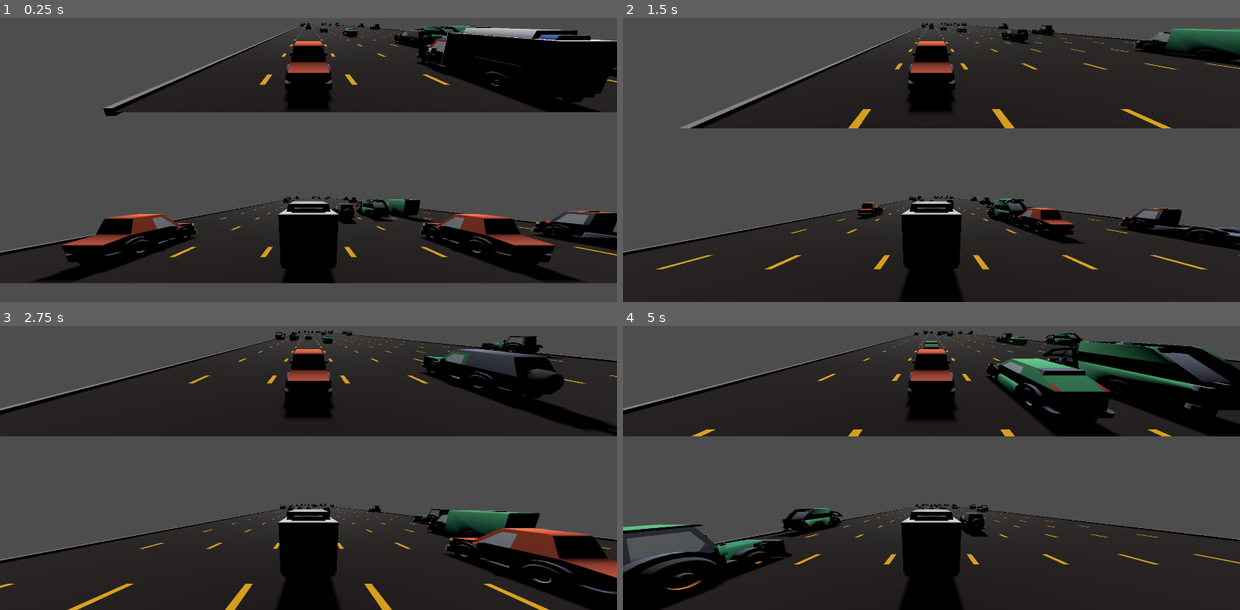
Above: before the commit, frames 1-4 (two rows, left to right).
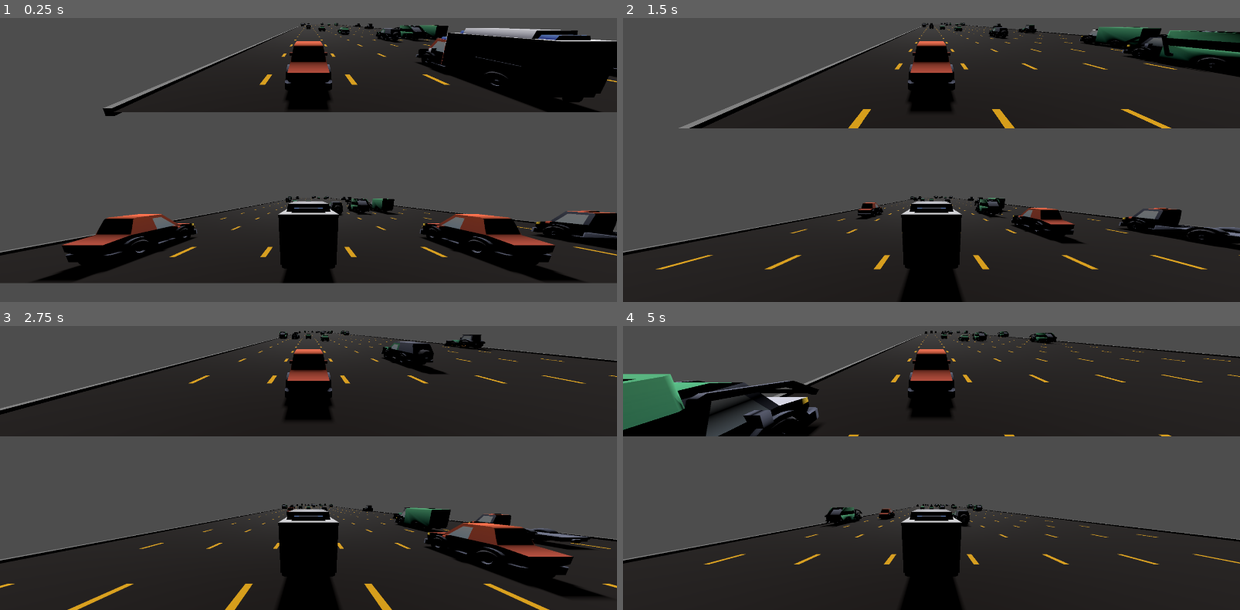
Above: after the commit, the same moments.

Repository: ethanbaedke/Race-Down-Roosevelt
Game: Godot game, scene res://game_manager.tscn
Same seed, same stepped clock (60 frames per second), same inputs: the game is played once before the commit and once after it.
Inputs:
- Up to frame 1 (0.25 s): no input
- Up to frame 2 (1.5 s): tap Enter at 0.5 s; hold D 0.53-1.28 s; tap C at 0.6 s; hold A from 1.28 s (still down); tap X at 1.35 s
- Up to frame 3 (2.75 s): release A at 2.03 s; hold D from 2.03 s (still down); tap C at 2.1 s
- Up to frame 4 (5 s): tap X at 2.85, 4.35 s; release D at 3.53 s; hold A from 3.53 s (still down); tap C at 3.6 s

The runs differ from the first frame. In frame 1, 1.6% of the frame differs, in the area x 0-100%, y 1-83%; in frame 2, 3.2%; in frame 3, 9.0%; in frame 4, 22%, in the area x 0-100%, y 1-100%.

Commit message:
Replaced road row spawning with expanding road.

Diff:
--- a/race-down-roosevelt/race/default_road_spawn_table.tres
+++ /dev/null
@@ -1,11 +0,0 @@
-[gd_resource type="Resource" script_class="RoadSpawnTable" format=3 uid="uid://dbqn44fmqlvwt"]
-
-[ext_resource type="PackedScene" uid="uid://bgx4sb7ysypif" path="res://road/road_row_straight.tscn" id="1_7xn3e"]
-[ext_resource type="Script" uid="uid://4xpetlewbrgg" path="res://race/road_spawn_table.gd" id="1_438wm"]
-
-[resource]
-script = ExtResource("1_438wm")
-road_rows = Dictionary[PackedScene, int]({
-ExtResource("1_7xn3e"): 0
-})
-metadata/_custom_type_script = "uid://4xpetlewbrgg"
--- a/race-down-roosevelt/race/race.gd
+++ b/race-down-roosevelt/race/race.gd
@@ -110,7 +110,7 @@
 # Distance in front of the 1st place racer road should be placed up to.
 const ROAD_PLACE_DIST:int = 100
 # Distance behind the last place racer road needs to be to be cleaned up.
-const ROAD_CLEANUP_DIST:int = 10
+const ROAD_CLEANUP_DIST:int = 100
 # Z-distance between road rows.
 const ROAD_ROW_SPACING:float = 3.0
 
@@ -124,10 +124,12 @@
 ]
 const TRAFFIC_SPAWN_COOLDOWN:int = 10
 
-@export var road_spawn_table:RoadSpawnTable = null
-
 @onready var _road_parent:Node3D = $Road
 @onready var _traffic_parent:Node3D = $Traffic
+
+@onready var _road_asphalt:MeshInstance3D = $Road/Asphalt
+@onready var _road_left_barrier:MeshInstance3D = $Road/LeftBarrier
+@onready var _road_right_barrier:MeshInstance3D = $Road/RightBarrier
 
 var traffic_spawn_chance:float = 0.1
 
@@ -141,14 +143,8 @@
 var _active_traffic_vehicle_instances:Array[Node3D] = []
 var _active_traffic_vehicle_pool_indices:Array[int] = []
 
-# Holds arrays of recycled road row instances. Each array is a different road type and mimics the road row array on the spawn table.
-var _road_row_pool:Array[Array] = []
-# Used for recycling.
-var _active_road_row_instances:Array[Node3D] = []
-var _active_road_row_pool_indices:Array[int] = []
-
 # What z-coordinate the next road row should be spawned at.
-var _next_road_row_z:float = 0.0
+var _next_road_row_z:float = ROAD_ROW_SPACING
 var _road_rows_placed:int = 0
 
 func _move_world_back(amount:float) -> void:
@@ -165,6 +161,20 @@
 	if (_traffic_spawn_cooldowns.size() != NUM_LANES):
 		RdrLogger.fatal(self, _place_road_row.get_method() + " expects traffic spawn cooldowns array to have size equal to number of lanes.")
 
+	# Extend road.
+	_road_asphalt.position.z += ROAD_ROW_SPACING / 2
+	var asphalt_mesh:PlaneMesh = _road_asphalt.mesh
+	asphalt_mesh.size.y += ROAD_ROW_SPACING
+	var asphalt_material:StandardMaterial3D = asphalt_mesh.material
+	asphalt_material.uv1_scale.y = asphalt_mesh.size.y / 3
+	_road_left_barrier.position.z += ROAD_ROW_SPACING / 2
+	var left_barrier_mesh:BoxMesh = _road_left_barrier.mesh
+	left_barrier_mesh.size.z += ROAD_ROW_SPACING
+	_road_right_barrier.position.z += ROAD_ROW_SPACING / 2
+	var right_barrier_mesh:BoxMesh = _road_right_barrier.mesh
+	right_barrier_mesh.size.z += ROAD_ROW_SPACING
+
+	# Spawn traffic.
 	for i:int in range(NUM_LANES):
 		if (_traffic_spawn_cooldowns[i] == 0):
 			# Lane is off cooldown, roll to spawn.
@@ -185,7 +195,7 @@
 func _get_traffic_vehicle_from_pool(index:int) -> TrafficVehicle:
 
 	if (_traffic_vehicle_pool.size() != TRAFFIC_VEHICLES.size()):
-		RdrLogger.fatal(self, _get_road_row_from_pool.get_method() + " expects traffic vehicle pool to have size equal to the traffic vehicle array.")
+		RdrLogger.fatal(self, _get_traffic_vehicle_from_pool.get_method() + " expects traffic vehicle pool to have size equal to the traffic vehicle array.")
 		return null
 
 	if (index < 0 || index >= _traffic_vehicle_pool.size()):
@@ -210,52 +220,9 @@
 		_traffic_vehicle_pool[index].remove_at(end_ind)
 		return instance
 
-# The index is representitive of the type of road row that should be retrieved.
-# The indices match the road row types in the spawn table road rows list.
-# Expects index to be in the range of the road row pool and for road row pool and the spawn table road rows list to have the same size.
-func _get_road_row_from_pool(index:int) -> RoadRow:
-
-	if (_road_row_pool.size() != road_spawn_table.road_rows.size()):
-		RdrLogger.fatal(self, _get_road_row_from_pool.get_method() + " expects the road row pool and the spawn tables road row list to have the same size.")
-		return null
-
-	if (index < 0 || index >= _road_row_pool.size()):
-		RdrLogger.error(self, "Attempting to grab instance from road row pool, but index " + str(index) + " is outside the range of the pool.")
-		return null
-
-	# Pool is empty for this road row type, create a new instance.
-	if (_road_row_pool[index].size() == 0):
-		RdrLogger.log(self, "Creating new road row instance (total = " + str(_active_road_row_instances.size()) + ").")
-		var instance:RoadRow = road_spawn_table.road_rows[index].scene.instantiate()
-		_active_road_row_instances.append(instance)
-		_active_road_row_pool_indices.append(index)
-		_road_parent.add_child(instance)
-		return instance
-	# Pool contains an entry for this road type, remove and return it.
-	else:
-		RdrLogger.log(self, "Reusing road row instance from pool.")
-		var end_ind:int = _road_row_pool[index].size() - 1
-		var instance:RoadRow = _road_row_pool[index][end_ind]
-		_active_road_row_instances.append(instance)
-		_active_road_row_pool_indices.append(index)
-		_road_row_pool[index].remove_at(end_ind)
-		return instance
-
 func _place_road_row() -> void:
 
-	if (road_spawn_table.road_rows.size() == 0):
-		RdrLogger.fatal(self, _place_road_row.get_method() + " expects at least one road row to exist on the road spawn table.")
-
-	var entry_ind:int = road_spawn_table.get_random_road_row_index_weighted()
-	var row_scene:PackedScene = road_spawn_table.road_rows[entry_ind].scene
-	if (row_scene == null):
-		return
-	var row:RoadRow = _get_road_row_from_pool(entry_ind)
-	if (row == null):
-		return
-	row.position.z = _next_road_row_z
-	if (row.allow_traffic_spawning):
-		_place_traffic_row(_next_road_row_z)
+	_place_traffic_row(_next_road_row_z)
 
 func _handle_road_placement() -> void:
 
@@ -297,17 +264,10 @@
 	# Anything at or behind this can be cleaned up.
 	var cleanup_z:float = last_place_z - ROAD_CLEANUP_DIST
 
+	# TODO: Shrink road.
+
+	# Pool traffic.
 	var i:int = 0
-	while (i < _active_road_row_instances.size()):
-		if (_active_road_row_instances[i].position.z < cleanup_z):
-			RdrLogger.log(self, "Recycling road row instance.")
-			_road_row_pool[_active_road_row_pool_indices[i]].append(_active_road_row_instances[i])
-			_active_road_row_instances.remove_at(i)
-			_active_road_row_pool_indices.remove_at(i)
-		else:
-			i += 1
-
-	i = 0
 	while (i < _active_traffic_vehicle_instances.size()):
 		if (_active_traffic_vehicle_instances[i].position.z < cleanup_z):
 			RdrLogger.log(self, "Recycling traffic vehicle instance.")
@@ -317,29 +277,6 @@
 		else:
 			i += 1
 
-func _validate_road_spawn_table() -> void:
-
-	RdrLogger.log(self, "Beginning road spawn table validation.")
-
-	# Ensure road spawn table exists.
-	if (road_spawn_table == null):
-		# If no road spawn table is set, try and load the default road spawn table.
-		road_spawn_table = load("res://race/default_road_spawn_table.tres")
-		# If the default road spawn table couldn't be found, use an empty resource, which will be handeled below.
-		if (road_spawn_table == null):
-			road_spawn_table = RoadSpawnTable.new()
-
-	# If the road spawn table shows conflicts at this point, they must be resolved so the race can start.
-	# We will not back out of a race once it's begun setup.
-	if (!road_spawn_table.validate_parameters()):
-		RdrLogger.error(self, "Road spawn table was invalid. Forcefully resolving conflicts.")
-		road_spawn_table.force_resolve_conflicts()
-
-	# Setup the road row pool to have space for all road row types on the spawn table.
-	_road_row_pool.resize(road_spawn_table.road_rows.size())
-
-	RdrLogger.log(self, "Road spawn table validation finished.")
-
 #endregion
 
 #region Race Setup
@@ -382,9 +319,10 @@
 
 	RdrLogger.log(self, "Setting up race.")
 
-	_validate_road_spawn_table()
 	_traffic_spawn_cooldowns.resize(NUM_LANES)
 	_traffic_vehicle_pool.resize(TRAFFIC_VEHICLES.size())
+
+	# TODO: Reset asphalt/barrier mesh and material properties here.
 
 	_validate_race_parameters()
 	_spawn_racer_vehicles()
--- a/race-down-roosevelt/race/race.tscn
+++ b/race-down-roosevelt/race/race.tscn
@@ -1,22 +1,10 @@
 [gd_scene format=3 uid="uid://d381mmv3sxx7j"]
 
 [ext_resource type="Script" uid="uid://c4j85t8xu0nvo" path="res://race/race.gd" id="1_6dlvr"]
-[ext_resource type="Script" uid="uid://clyn63xl4tio5" path="res://helpers/weighted_table_entry.gd" id="2_ddpug"]
-[ext_resource type="PackedScene" uid="uid://bgx4sb7ysypif" path="res://road/road_row_straight.tscn" id="3_iqn4a"]
-[ext_resource type="Script" uid="uid://4xpetlewbrgg" path="res://race/road_spawn_table.gd" id="3_lip1t"]
+[ext_resource type="Texture2D" uid="uid://bphsvdqsicl7h" path="res://road/road_straight.png" id="4_iqn4a"]
 [ext_resource type="Script" uid="uid://dp5p80aakxu84" path="res://race/racer_object.gd" id="6_g1gks"]
 [ext_resource type="Script" uid="uid://c8hh1wvayq5by" path="res://race/race_parameters.gd" id="7_c8320"]
 [ext_resource type="Script" uid="uid://7psf6ks7j2k4" path="res://race/scoreboard.gd" id="8_c8320"]
-
-[sub_resource type="Resource" id="Resource_ddpug"]
-script = ExtResource("2_ddpug")
-scene = ExtResource("3_iqn4a")
-metadata/_custom_type_script = "uid://clyn63xl4tio5"
-
-[sub_resource type="Resource" id="Resource_iqn4a"]
-script = ExtResource("3_lip1t")
-road_rows = Array[ExtResource("2_ddpug")]([SubResource("Resource_ddpug")])
-metadata/_custom_type_script = "uid://4xpetlewbrgg"
 
 [sub_resource type="Resource" id="Resource_g1gks"]
 script = ExtResource("6_g1gks")
@@ -45,9 +33,23 @@
 racer_objects = Array[ExtResource("6_g1gks")]([SubResource("Resource_g1gks"), SubResource("Resource_c8320"), SubResource("Resource_01boi"), SubResource("Resource_hkrbr")])
 metadata/_custom_type_script = "uid://c8hh1wvayq5by"
 
+[sub_resource type="StandardMaterial3D" id="StandardMaterial3D_g0dry"]
+albedo_texture = ExtResource("4_iqn4a")
+uv1_scale = Vector3(9, 1, 1)
+texture_filter = 0
+
+[sub_resource type="PlaneMesh" id="PlaneMesh_g1gks"]
+material = SubResource("StandardMaterial3D_g0dry")
+size = Vector2(27, 3)
+
+[sub_resource type="BoxMesh" id="BoxMesh_iqn4a"]
+size = Vector3(0.2, 0.2, 3)
+
+[sub_resource type="BoxMesh" id="BoxMesh_g0dry"]
+size = Vector3(0.2, 0.2, 3)
+
 [node name="Race" type="Node3D" unique_id=1363738947]
 script = ExtResource("1_6dlvr")
-road_spawn_table = SubResource("Resource_iqn4a")
 race_parameters = SubResource("Resource_vhq2c")
 
 [node name="DirectionalLight3D" type="DirectionalLight3D" parent="." unique_id=327752361]
@@ -282,6 +284,17 @@
 [node name="P4Cam4p" type="Camera3D" parent="ViewportSetup4p/SplitContainer/SplitContainerBottom/P4SubViewportContainer/SubViewport" unique_id=1975362]
 
 [node name="Road" type="Node3D" parent="." unique_id=1549239541]
+
+[node name="Asphalt" type="MeshInstance3D" parent="Road" unique_id=362303329]
+mesh = SubResource("PlaneMesh_g1gks")
+
+[node name="LeftBarrier" type="MeshInstance3D" parent="Road" unique_id=2118898070]
+transform = Transform3D(1, 0, 0, 0, 1, 0, 0, 0, 1, -13.5, 0, 0)
+mesh = SubResource("BoxMesh_iqn4a")
+
+[node name="RightBarrier" type="MeshInstance3D" parent="Road" unique_id=989704898]
+transform = Transform3D(1, 0, 0, 0, 1, 0, 0, 0, 1, 13.5, 0, 0)
+mesh = SubResource("BoxMesh_g0dry")
 
 [node name="Traffic" type="Node3D" parent="." unique_id=282542112]
 
--- a/race-down-roosevelt/race/road_spawn_table.gd
+++ /dev/null
@@ -1,138 +0,0 @@
-class_name RoadSpawnTable extends Resource
-
-# Key is road row packed scene reference, value is weight for spawning (spawn chance relative to other weights).
-@export var road_rows:Array[WeightedTableEntry] = []
-
-# Expects at least one road row to exist with a weight >0.
-# Returns the index of the road row in the list that should be spawned.
-func get_random_road_row_index_weighted() -> int:
-
-	if (road_rows.size() == 0):
-		RdrLogger.fatal(self, get_random_road_row_index_weighted.get_method() + " expects at least one road row to exist.")
-		return -1
-
-	var total_weight:int = 0
-	for entry:WeightedTableEntry in road_rows:
-		total_weight += entry.weight
-
-	if (total_weight == 0):
-		RdrLogger.fatal(self, get_random_road_row_index_weighted.get_method() + " expects at least one road row to have a weight greater than 0.")
-		return -1
-
-	var total_counter:int = 0
-	var target:int = randi_range(0, total_weight - 1)
-	for i:int in road_rows.size():
-		var entry:WeightedTableEntry = road_rows[i]
-		var local_counter:int = 0
-		while (local_counter < entry.weight):
-			if (total_counter == target):
-				return i
-			local_counter += 1
-			total_counter += 1
-
-	RdrLogger.fatal(self, "An unexpected error occured during " + get_random_road_row_index_weighted.get_method())
-	return -1
-
-# Ensures there are no conflics with the current table setup.
-func validate_parameters() -> bool:
-
-	RdrLogger.log(self, "Beginning validation.")
-
-	# At least one road row should exist to spawn.
-	if (road_rows.size() < 1):
-		RdrLogger.error(self, "Validation failed: list of spawnable road rows is empty. Must have at least one road row to spawn.")
-		return false
-
-	# No entry in the table should be null.
-	for entry:WeightedTableEntry in road_rows:
-		if (entry == null):
-			RdrLogger.error(self, "Validation failed: a null entry exists in the table.")
-			return false
-
-	# Ensure at least one road row has a weight > 0.
-	var valid_weight_exists:bool = false
-	for entry:WeightedTableEntry in road_rows:
-		if (entry.weight > 0):
-			valid_weight_exists = true
-	if (!valid_weight_exists):
-		RdrLogger.error(self, "Validation failed: At least one road row must have a weight greater than 0.")
-		return false
-
-	# Throw a warning if any weight is zero, meaning the road row will never be spawned.
-	for entry:WeightedTableEntry in road_rows:
-		if (entry.weight <= 0):
-			RdrLogger.warn(self, entry.scene.get_state().get_node_name(0) + " in road rows list has weight " + str(entry.weight) + ", so it will never be spawned.")
-
-	# Ensure all scenes in the table exist and are of the road row type.
-	for entry:WeightedTableEntry in road_rows:
-		if (entry.scene == null):
-			RdrLogger.error(self, "Validation failed: At least one road row scene in the table is null.")
-			return false
-		var scene:Object = entry.scene.instantiate()
-		if (scene is not RoadRow):
-			var current_type:String = scene.get_class()
-			if (scene.get_script() != null):
-				current_type = scene.get_script().get_global_name()
-			var expected_type:String = (RoadRow as GDScript).get_global_name()
-			RdrLogger.error(self, "Validation failed: All road row scenes must be of type " + expected_type + ", but a scene of type " + current_type + " was found.")
-			return false
-
-
-	RdrLogger.log(self, "Validation succeeded.")
-	return true
-
-# Modifies the table so no conflicts exits.
-func force_resolve_conflicts() -> void:
-
-	RdrLogger.log(self, "Beginning conflict resolution.")
-
-	# Remove any null entries.
-	var i:int = 0
-	while (i < road_rows.size()):
-		if (road_rows[i] == null):
-			RdrLogger.warn(self, "Null entry found. Removing entry.")
-			road_rows.remove_at(i)
-		else:
-			i += 1
-
-	# Remove any road rows with empty scenes or scenes that are not of the road row type.
-	i = 0
-	while (i < road_rows.size()):
-		var entry:WeightedTableEntry = road_rows[i]
-		if (entry.scene == null):
-			RdrLogger.warn(self, "A null scene was found. Removing table entry.")
-			road_rows.remove_at(i)
-			continue
-		var scene:Object = entry.scene.instantiate()
-		if (scene is not RoadRow):
-			var current_type:String = scene.get_class()
-			if (scene.get_script() != null):
-				current_type = scene.get_script().get_global_name()
-			var expected_type:String = (RoadRow as GDScript).get_global_name()
-			RdrLogger.error(self, "All road row scenes must be of type " + expected_type + ", but a scene of type " + current_type + " was found. Removing table entry.")
-			road_rows.remove_at(i)
-			continue
-		i += 1
-
-	# Ensure at least one road row exists.
-	if (road_rows.size() < 1):
-		# No road rows exist, try to load the straight row.
-		var straight_row:PackedScene = load("res://road/road_row_straight.tscn")
-		if (straight_row != null):
-			RdrLogger.warn(self, "List of spawnable road rows was empty, adding the straight road row.")
-			var entry:WeightedTableEntry = WeightedTableEntry.new()
-			entry.scene = straight_row
-			road_rows.append(entry)
-		else:
-			RdrLogger.fatal(self, "List of spawnable road rows was empty and the straight road row could not be loaded.")
-
-	# Ensure at least one road row has a weight > 0.
-	var valid_weight_exists:bool = false
-	for entry:WeightedTableEntry in road_rows:
-		if (entry.weight > 0):
-			valid_weight_exists = true
-	if (!valid_weight_exists):
-		RdrLogger.warn(self, "No road rows have a weight greater than 0. Setting the first road rows weight to 1.")
-		road_rows[0].weight = 1
-
-	RdrLogger.log(self, "Conflict resolution complete.")
--- a/race-down-roosevelt/road/road_row.gd
+++ /dev/null
@@ -1,4 +0,0 @@
-class_name RoadRow extends Node3D
-
-# If false, traffic will not be spawned on this row when instantiated.
-@export var allow_traffic_spawning:bool = true
--- a/race-down-roosevelt/road/road_row_empty.tscn
+++ /dev/null
@@ -1,8 +0,0 @@
-[gd_scene format=3 uid="uid://bcn1ytr5saki7"]
-
-[ext_resource type="Script" uid="uid://8ljswlgfw0gs" path="res://road/road_row.gd" id="1_3dpmc"]
-
-[node name="RoadRowEmpty" type="Node3D" unique_id=1166657948]
-script = ExtResource("1_3dpmc")
-allow_traffic_spawning = false
-metadata/_custom_type_script = "uid://8ljswlgfw0gs"
--- a/race-down-roosevelt/road/road_row_finish_line.gd
+++ b/race-down-roosevelt/road/road_row_finish_line.gd
@@ -1,4 +1,4 @@
-class_name RoadRowFinishLine extends RoadRow
+class_name RoadRowFinishLine extends Node3D
 
 signal racer_crossed(racer:RacerVehicle)
 
--- a/race-down-roosevelt/road/road_row_finish_line.tscn
+++ b/race-down-roosevelt/road/road_row_finish_line.tscn
@@ -3,39 +3,27 @@
 [ext_resource type="Script" uid="uid://b32i4uigj5g5i" path="res://road/road_row_finish_line.gd" id="1_vtf4o"]
 [ext_resource type="Texture2D" uid="uid://bj4cbg15hs8rp" path="res://road/finish_line.png" id="2_3mep1"]
 
+[sub_resource type="StandardMaterial3D" id="StandardMaterial3D_3mep1"]
+albedo_texture = ExtResource("2_3mep1")
+uv1_scale = Vector3(9, 0.5, 0)
+texture_filter = 0
+
+[sub_resource type="PlaneMesh" id="PlaneMesh_vtf4o"]
+material = SubResource("StandardMaterial3D_3mep1")
+size = Vector2(27, 1.5)
+
 [sub_resource type="BoxShape3D" id="BoxShape3D_3mep1"]
 size = Vector3(27.25, 1, 1)
 
-[sub_resource type="StandardMaterial3D" id="StandardMaterial3D_gghjk"]
-albedo_texture = ExtResource("2_3mep1")
-uv1_scale = Vector3(9, 1, 1)
-texture_filter = 0
-
-[sub_resource type="PlaneMesh" id="PlaneMesh_yscba"]
-material = SubResource("StandardMaterial3D_gghjk")
-size = Vector2(9, 1)
-
-[sub_resource type="BoxMesh" id="BoxMesh_3mep1"]
-size = Vector3(0.2, 0.2, 3)
-
 [node name="RoadRowFinishLine" type="Node3D" unique_id=741640470]
 script = ExtResource("1_vtf4o")
-metadata/_custom_type_script = "uid://8ljswlgfw0gs"
+
+[node name="MeshInstance3D" type="MeshInstance3D" parent="." unique_id=933871015]
+transform = Transform3D(1, 0, 0, 0, 1, 0, 0, 0, 1, 0, 0.1, 0)
+mesh = SubResource("PlaneMesh_vtf4o")
 
 [node name="Area3D" type="Area3D" parent="." unique_id=1025912092]
 transform = Transform3D(1, 0, 0, 0, 1, 0, 0, 0, 1, 0, 0.5, 0)
 
 [node name="CollisionShape3D" type="CollisionShape3D" parent="Area3D" unique_id=969080983]
 shape = SubResource("BoxShape3D_3mep1")
-
-[node name="Road" type="MeshInstance3D" parent="." unique_id=447222206]
-transform = Transform3D(3, 0, 0, 0, 3, 0, 0, 0, 3, 0, 0, 0)
-mesh = SubResource("PlaneMesh_yscba")
-
-[node name="LeftEdge" type="MeshInstance3D" parent="." unique_id=1740354718]
-transform = Transform3D(1, 0, 0, 0, 1, 0, 0, 0, 1, -13.50941, 0, 0)
-mesh = SubResource("BoxMesh_3mep1")
-
-[node name="RightEdge" type="MeshInstance3D" parent="." unique_id=1307283357]
-transform = Transform3D(1, 0, 0, 0, 1, 0, 0, 0, 1, 13.49059, 0, 0)
-mesh = SubResource("BoxMesh_3mep1")
--- a/race-down-roosevelt/road/road_row_straight.tscn
+++ /dev/null
@@ -1,31 +0,0 @@
-[gd_scene format=3 uid="uid://bgx4sb7ysypif"]
-
-[ext_resource type="Script" uid="uid://8ljswlgfw0gs" path="res://road/road_row.gd" id="1_7gm63"]
-[ext_resource type="Texture2D" uid="uid://bphsvdqsicl7h" path="res://road/road_straight.png" id="3_7gm63"]
-
-[sub_resource type="StandardMaterial3D" id="StandardMaterial3D_556qi"]
-albedo_texture = ExtResource("3_7gm63")
-uv1_scale = Vector3(9, 1, 1)
-texture_filter = 0
-
-[sub_resource type="PlaneMesh" id="PlaneMesh_f3j74"]
-material = SubResource("StandardMaterial3D_556qi")
-size = Vector2(9, 1)
-
-[sub_resource type="BoxMesh" id="BoxMesh_f3j74"]
-size = Vector3(0.2, 0.2, 3)
-
-[node name="RoadRowStraight" type="Node3D" unique_id=1504721551]
-script = ExtResource("1_7gm63")
-
-[node name="Road" type="MeshInstance3D" parent="." unique_id=470806441]
-transform = Transform3D(3, 0, 0, 0, 3, 0, 0, 0, 3, 0, 0, 0)
-mesh = SubResource("PlaneMesh_f3j74")
-
-[node name="LeftEdge" type="MeshInstance3D" parent="." unique_id=1784783354]
-transform = Transform3D(1, 0, 0, 0, 1, 0, 0, 0, 1, -13.50941, 0, 0)
-mesh = SubResource("BoxMesh_f3j74")
-
-[node name="RightEdge" type="MeshInstance3D" parent="." unique_id=463835168]
-transform = Transform3D(1, 0, 0, 0, 1, 0, 0, 0, 1, 13.49059, 0, 0)
-mesh = SubResource("BoxMesh_f3j74")
Not shown, removed: race-down-roosevelt/race/road_spawn_table.gd.uid
Binary file changed: race-down-roosevelt/road/finish_line.png
Not shown, removed: race-down-roosevelt/road/road_row.gd.uid
